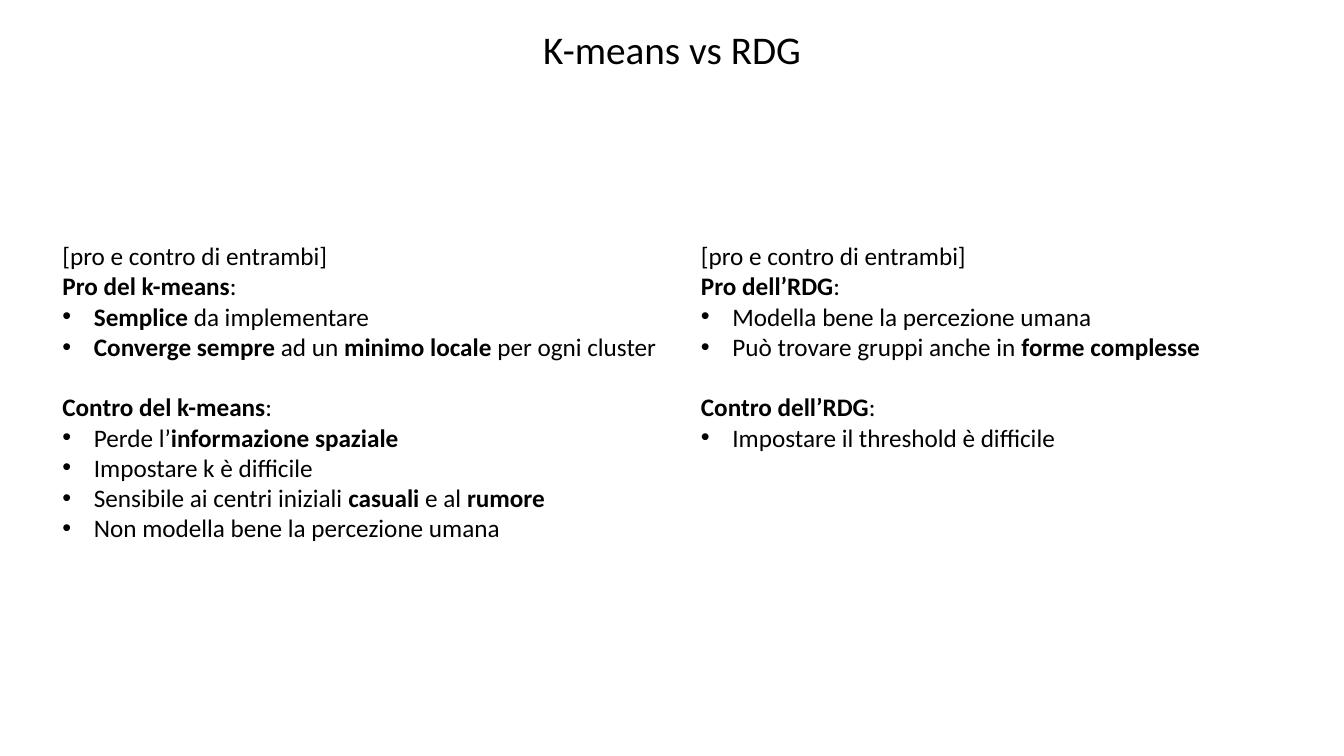
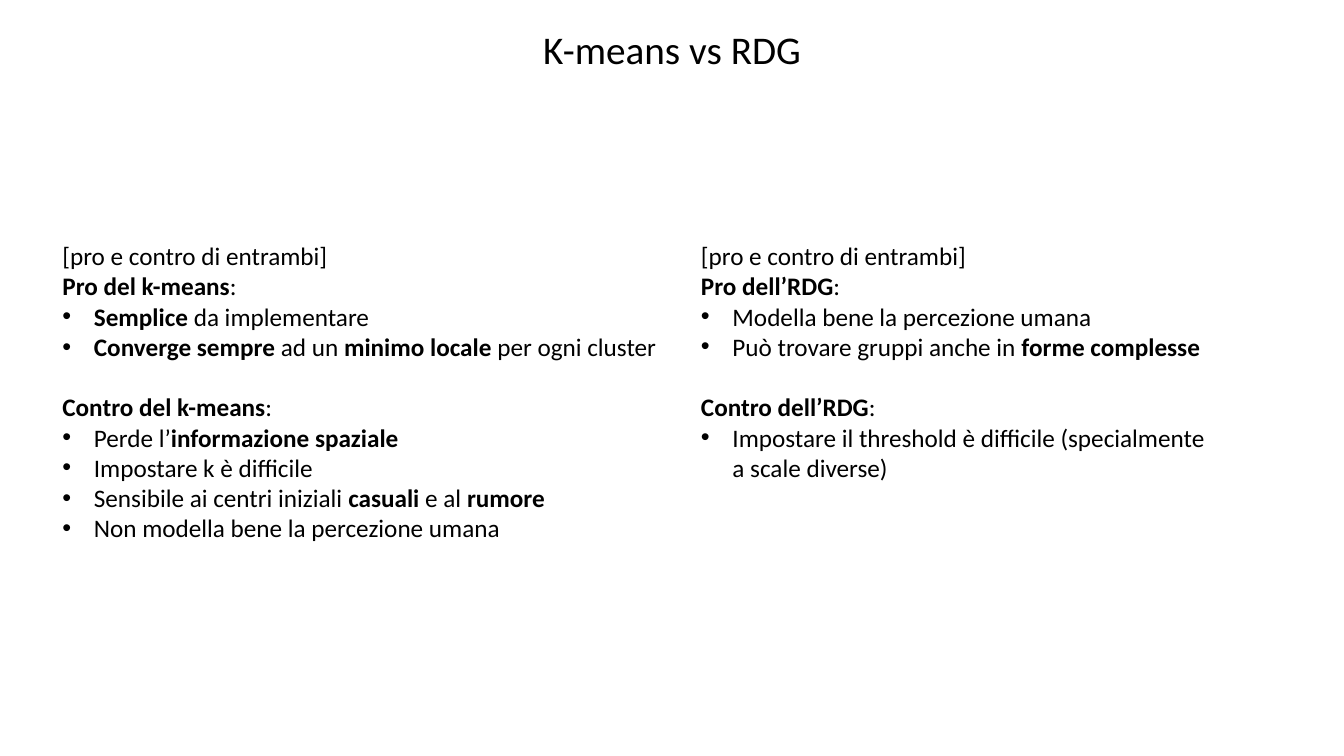
Before and after one commit to Teolul/Dot_Patterns_Perceptual_Grouping_RDG_vs_K-means, a slide deck: slide 14 of presentation.pptx. Drawn at 1344x756 pixels with LibreOffice and Linux fonts; fonts in the diff are those of the drawing; background and template pictures are left out. Boxes give left, top, right and bottom in pixels: in the first picture for what was removed or moved away, otherwise in the second. Text is boxed around its words. In the diff, an @@ line names an element or a change of style, - is before the commit and + after.

Commit message:
Updated notebook and presentation

```diff
--- a/presentation.pptx
+++ b/presentation.pptx
@@ text at box(732, 428, 1205, 481): text changed @@
-• Impostare il threshold è difficile
+• Impostare il threshold è difficile (specialmente
+  a scale diverse)
```
Also in this commit, not shown: 1 other file.
